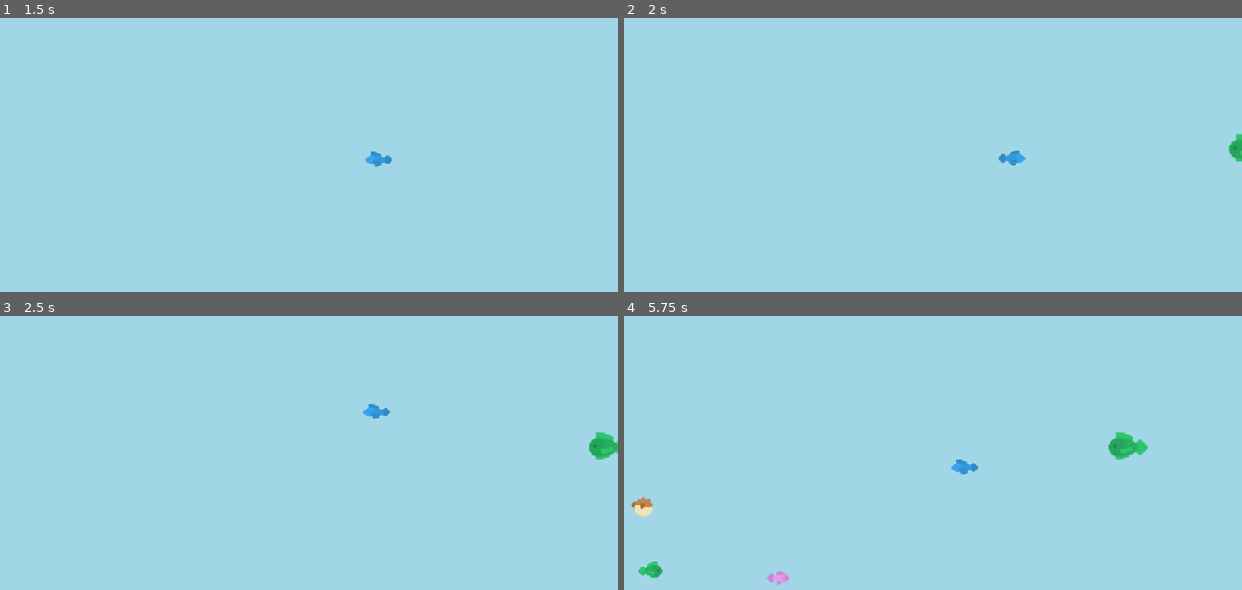
Above: before the commit, frames 1-4 (two rows, left to right).
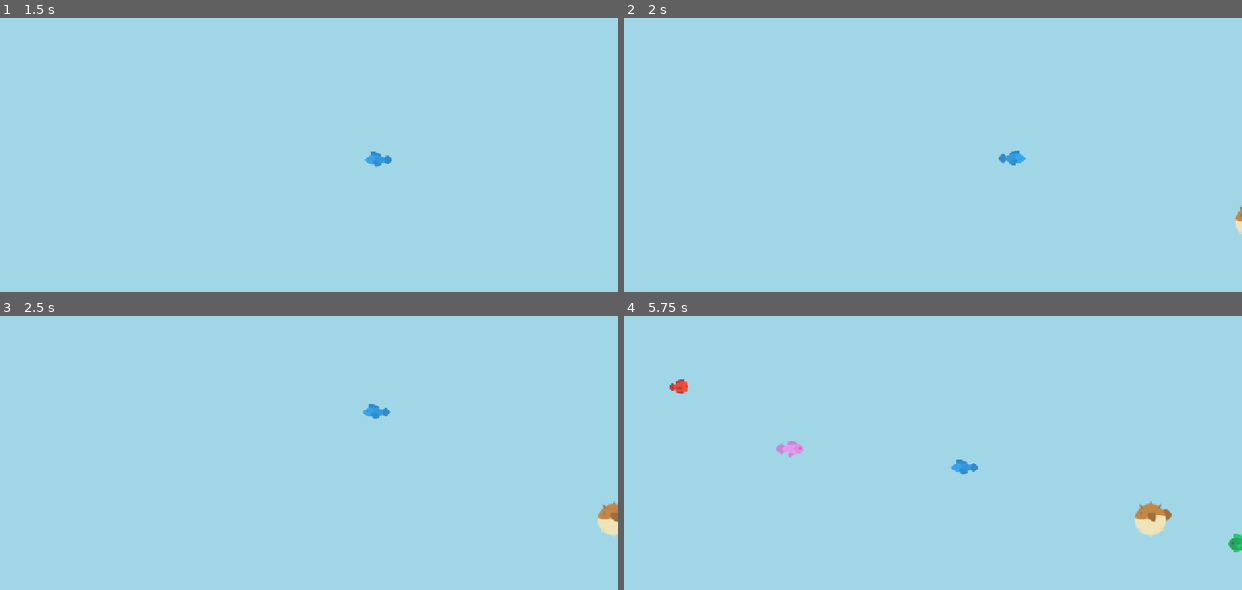
Above: after the commit, the same moments.

Repository: xsyt9527/111
Game: Godot game, scene res://scenes/Main.tscn
The game is run twice, just before and just after one commit, with the same random seed, the same clock (stepped at 60 frames per second) and the same inputs.
Inputs (mouse positions are in pixels of both pictures, inside the frame that each line leads up to):
- Up to frame 1 (1.5 s): tap Enter at 0.5 s; move the mouse to (444, 149) at 0.52 s; click (444, 149) at 0.67 s; drag from (185, 185) to (389, 157) at 1.27 s
- Up to frame 2 (2 s): no input
- Up to frame 3 (2.5 s): move the mouse to (370, 389) at 2.02 s; click (370, 389) at 2.17 s
- Up to frame 4 (5.75 s): drag from (902, 535) to (1223, 444) at 2.77 s; move the mouse to (1118, 518) at 3.52 s; click (1118, 518) at 3.67 s; drag from (747, 414) to (685, 579) at 4.27 s; move the mouse to (963, 466) at 5.02 s; click (963, 466) at 5.17 s

Frame 1 is identical in both runs. In frame 2, 0.2% of the frame differs, in the area x 97-100%, y 41-79%; in frame 3, 0.7%; in frame 4, 1.8%, in the area x 1-100%, y 23-99%.

Commit message:
feat(TASK-004): 数据驱动鱼种——YuZhong 模具 + 6 个 .tres + NPC/生成器换数据来源 + Main 注册表

Diff:
--- /dev/null
+++ b/data/yuzhong/cheng_yu.tres
@@ -0,0 +1,12 @@
+[gd_resource type="Resource" script_class="YuZhong" load_steps=3 format=3]
+
+[ext_resource type="Script" uid="uid://coi0pm6q5sdc" path="res://scripts/yu_zhong.gd" id="1_yu_zhong"]
+[ext_resource type="Texture2D" uid="uid://byh7e6e58q6pv" path="res://assets/sucai/kenney_fish/PNG/Default/fish_orange.png" id="2_tie_tu"]
+
+[resource]
+script = ExtResource("1_yu_zhong")
+dengji = 2
+fenzhi = 3
+sudu_fanwei = Vector2(90, 130)
+tie_tu = ExtResource("2_tie_tu")
+tixing_fanwei = Vector2(1, 1.3)
--- /dev/null
+++ b/data/yuzhong/fen_yu.tres
@@ -0,0 +1,12 @@
+[gd_resource type="Resource" script_class="YuZhong" load_steps=3 format=3]
+
+[ext_resource type="Script" uid="uid://coi0pm6q5sdc" path="res://scripts/yu_zhong.gd" id="1_yu_zhong"]
+[ext_resource type="Texture2D" uid="uid://bjpfw8p2epqd1" path="res://assets/sucai/kenney_fish/PNG/Default/fish_pink.png" id="2_tie_tu"]
+
+[resource]
+script = ExtResource("1_yu_zhong")
+dengji = 3
+fenzhi = 5
+sudu_fanwei = Vector2(100, 140)
+tie_tu = ExtResource("2_tie_tu")
+tixing_fanwei = Vector2(1.3, 1.6)
--- /dev/null
+++ b/data/yuzhong/hong_yu.tres
@@ -0,0 +1,12 @@
+[gd_resource type="Resource" script_class="YuZhong" load_steps=3 format=3]
+
+[ext_resource type="Script" uid="uid://coi0pm6q5sdc" path="res://scripts/yu_zhong.gd" id="1_yu_zhong"]
+[ext_resource type="Texture2D" uid="uid://dwwtwi5p2ybon" path="res://assets/sucai/kenney_fish/PNG/Default/fish_red.png" id="2_tie_tu"]
+
+[resource]
+script = ExtResource("1_yu_zhong")
+dengji = 1
+fenzhi = 1
+sudu_fanwei = Vector2(80, 120)
+tie_tu = ExtResource("2_tie_tu")
+tixing_fanwei = Vector2(0.6, 0.9)
--- /dev/null
+++ b/data/yuzhong/lan_yu.tres
@@ -0,0 +1,12 @@
+[gd_resource type="Resource" script_class="YuZhong" load_steps=3 format=3]
+
+[ext_resource type="Script" uid="uid://coi0pm6q5sdc" path="res://scripts/yu_zhong.gd" id="1_yu_zhong"]
+[ext_resource type="Texture2D" uid="uid://cn6y4pp4rawlo" path="res://assets/sucai/kenney_fish/PNG/Default/fish_blue.png" id="2_tie_tu"]
+
+[resource]
+script = ExtResource("1_yu_zhong")
+dengji = 1
+fenzhi = 1
+sudu_fanwei = Vector2(60, 100)
+tie_tu = ExtResource("2_tie_tu")
+tixing_fanwei = Vector2(0.5, 0.8)
--- /dev/null
+++ b/data/yuzhong/lv_yu.tres
@@ -0,0 +1,12 @@
+[gd_resource type="Resource" script_class="YuZhong" load_steps=3 format=3]
+
+[ext_resource type="Script" uid="uid://coi0pm6q5sdc" path="res://scripts/yu_zhong.gd" id="1_yu_zhong"]
+[ext_resource type="Texture2D" uid="uid://dx04fywl1q04r" path="res://assets/sucai/kenney_fish/PNG/Default/fish_green.png" id="2_tie_tu"]
+
+[resource]
+script = ExtResource("1_yu_zhong")
+dengji = 2
+fenzhi = 2
+sudu_fanwei = Vector2(70, 110)
+tie_tu = ExtResource("2_tie_tu")
+tixing_fanwei = Vector2(0.9, 1.2)
--- /dev/null
+++ b/data/yuzhong/zong_yu.tres
@@ -0,0 +1,12 @@
+[gd_resource type="Resource" script_class="YuZhong" load_steps=3 format=3]
+
+[ext_resource type="Script" uid="uid://coi0pm6q5sdc" path="res://scripts/yu_zhong.gd" id="1_yu_zhong"]
+[ext_resource type="Texture2D" uid="uid://dlbq7ntq5hiiy" path="res://assets/sucai/kenney_fish/PNG/Default/fish_brown.png" id="2_tie_tu"]
+
+[resource]
+script = ExtResource("1_yu_zhong")
+dengji = 3
+fenzhi = 5
+sudu_fanwei = Vector2(55, 90)
+tie_tu = ExtResource("2_tie_tu")
+tixing_fanwei = Vector2(1.2, 1.5)
--- a/docs/development_tasks/TASK-004_shuju_qudong_yuzhong/TASK_STATE.json
+++ b/docs/development_tasks/TASK-004_shuju_qudong_yuzhong/TASK_STATE.json
@@ -5,9 +5,9 @@
   "delivery_status": "in_progress",
   "learning_status": "in_progress",
   "handoff_status": "not_started",
-  "current_step": "step-01",
-  "current_checkpoint": "orientation",
-  "next_action": "orientation 检查点：学生定位硬编码 + 确认设计决策，然后开始 step-01",
+  "current_step": "step-04",
+  "current_checkpoint": "godot-inspection",
+  "next_action": "四步全部实现、自动检查全绿；等待学生 godot-inspection（New Resource 看 YuZhong / 双击 .tres / 改字段实验）+ verification（F5 四条）",
   "implementation_baseline": {
     "captured_at": "2026-10-22T07:42:39.660286Z",
     "commit": "2b551d270b3b4c07bc2a174e2d4b3b0ec95235fb",
@@ -33,39 +33,64 @@
   "step_state": [
     {
       "step_id": "step-01",
-      "implementation_status": "pending",
-      "verification_status": "pending",
+      "implementation_status": "implemented",
+      "verification_status": "automated_checks_passed",
       "participation_status": "pending",
-      "changed_files": [],
-      "check_results": [],
-      "next_action": "待审批"
+      "changed_files": [
+        "scripts/yu_zhong.gd"
+      ],
+      "check_results": [
+        "Godot 4.7.2 --headless --import exit 0（.uid 已生成 uid://coi0pm6q5sdc）"
+      ],
+      "next_action": "等待学生 godot-inspection / verification 检查点"
     },
     {
       "step_id": "step-02",
-      "implementation_status": "pending",
-      "verification_status": "pending",
+      "implementation_status": "implemented",
+      "verification_status": "automated_checks_passed",
       "participation_status": "pending",
-      "changed_files": [],
-      "check_results": [],
-      "next_action": "待审批"
+      "changed_files": [
+        "data/yuzhong/lan_yu.tres",
+        "data/yuzhong/hong_yu.tres",
+        "data/yuzhong/lv_yu.tres",
+        "data/yuzhong/cheng_yu.tres",
+        "data/yuzhong/zong_yu.tres",
+        "data/yuzhong/fen_yu.tres"
+      ],
+      "check_results": [
+        "Godot 4.7.2 --headless --import exit 0，零错误零警告"
+      ],
+      "next_action": "等待学生 godot-inspection / verification 检查点"
     },
     {
       "step_id": "step-03",
-      "implementation_status": "pending",
-      "verification_status": "pending",
+      "implementation_status": "implemented",
+      "verification_status": "automated_checks_passed",
       "participation_status": "pending",
-      "changed_files": [],
-      "check_results": [],
-      "next_action": "待审批"
+      "changed_files": [
+        "scripts/yu_npc.gd",
+        "scenes/YuNpc.tscn"
+      ],
+      "check_results": [
+        "Godot 4.7.2 --headless --import exit 0",
+        "Godot 4.7.2 --headless --fixed-fps 60 --quit-after 360 exit 0"
+      ],
+      "next_action": "等待学生 godot-inspection / verification 检查点"
     },
     {
       "step_id": "step-04",
-      "implementation_status": "pending",
-      "verification_status": "pending",
+      "implementation_status": "implemented",
+      "verification_status": "automated_checks_passed",
       "participation_status": "pending",
-      "changed_files": [],
-      "check_results": [],
-      "next_action": "待审批"
+      "changed_files": [
+        "scripts/yu_qun.gd",
+        "scenes/Main.tscn"
+      ],
+      "check_results": [
+        "Godot 4.7.2 --headless --import exit 0",
+        "Godot 4.7.2 --headless --fixed-fps 60 --quit-after 360 exit 0"
+      ],
+      "next_action": "等待学生 godot-inspection / verification 检查点"
     }
   ],
   "approval_record": {
--- a/scenes/Main.tscn
+++ b/scenes/Main.tscn
@@ -4,6 +4,12 @@
 [ext_resource type="Texture2D" uid="uid://b83bkk62ctmr2" path="res://assets/sucai/kenney_fish/PNG/Default/background_terrain.png" id="2_haodi"]
 [ext_resource type="PackedScene" uid="uid://begsi5v6owqua" path="res://scenes/Yu.tscn" id="3_yu"]
 [ext_resource type="Script" uid="uid://cuhw2cc365t6" path="res://scripts/yu_qun.gd" id="4_yuqun"]
+[ext_resource type="Resource" path="res://data/yuzhong/lan_yu.tres" id="5_lan"]
+[ext_resource type="Resource" path="res://data/yuzhong/hong_yu.tres" id="6_hong"]
+[ext_resource type="Resource" path="res://data/yuzhong/lv_yu.tres" id="7_lv"]
+[ext_resource type="Resource" path="res://data/yuzhong/cheng_yu.tres" id="8_cheng"]
+[ext_resource type="Resource" path="res://data/yuzhong/zong_yu.tres" id="9_zong"]
+[ext_resource type="Resource" path="res://data/yuzhong/fen_yu.tres" id="10_fen"]
 
 [node name="Main" type="Node2D" unique_id=1332066333]
 script = ExtResource("1_main")
@@ -18,6 +24,7 @@
 
 [node name="YuQun" type="Node2D" parent="." unique_id=71082821]
 script = ExtResource("4_yuqun")
+yu_zhong_zu = Array[Resource]([ExtResource("5_lan"), ExtResource("6_hong"), ExtResource("7_lv"), ExtResource("8_cheng"), ExtResource("9_zong"), ExtResource("10_fen")])
 
 [node name="Dingshi" type="Timer" parent="YuQun" unique_id=1736663921]
 one_shot = true
--- a/scenes/YuNpc.tscn
+++ b/scenes/YuNpc.tscn
@@ -1,22 +1,14 @@
-[gd_scene load_steps=9 format=3]
+[gd_scene load_steps=3 format=3]
 
 [ext_resource type="Script" path="res://scripts/yu_npc.gd" id="1_yu_npc"]
-[ext_resource type="Texture2D" uid="uid://cn6y4pp4rawlo" path="res://assets/sucai/kenney_fish/PNG/Default/fish_blue.png" id="2_tietu"]
-[ext_resource type="Texture2D" uid="uid://dwwtwi5p2ybon" path="res://assets/sucai/kenney_fish/PNG/Default/fish_red.png" id="3_tietu"]
-[ext_resource type="Texture2D" uid="uid://dx04fywl1q04r" path="res://assets/sucai/kenney_fish/PNG/Default/fish_green.png" id="4_tietu"]
-[ext_resource type="Texture2D" uid="uid://byh7e6e58q6pv" path="res://assets/sucai/kenney_fish/PNG/Default/fish_orange.png" id="5_tietu"]
-[ext_resource type="Texture2D" uid="uid://dlbq7ntq5hiiy" path="res://assets/sucai/kenney_fish/PNG/Default/fish_brown.png" id="6_tietu"]
-[ext_resource type="Texture2D" uid="uid://bjpfw8p2epqd1" path="res://assets/sucai/kenney_fish/PNG/Default/fish_pink.png" id="7_tietu"]
 [sub_resource type="CircleShape2D" id="CircleShape2D_yuan"]
 radius = 22.0
 
 [node name="YuNpc" type="Node2D"]
 position = Vector2(640, 360)
 script = ExtResource("1_yu_npc")
-tie_tu_shu_zu = Array[Texture2D]([ExtResource("2_tietu"), ExtResource("3_tietu"), ExtResource("4_tietu"), ExtResource("5_tietu"), ExtResource("6_tietu"), ExtResource("7_tietu")])
 
 [node name="Sprite2D" type="Sprite2D" parent="."]
-texture = ExtResource("2_tietu")
 
 [node name="PandingQu" type="Area2D" parent="."]
 collision_layer = 2
--- a/scripts/yu_npc.gd
+++ b/scripts/yu_npc.gd
@@ -1,22 +1,22 @@
 extends Node2D
 class_name YuNpc
-# NPC 鱼：进入场景树时随机外观，之后沿直线游动，游出屏幕自动释放
+# NPC 鱼：接收生成器注入的鱼种数据（yu_zhong），按数据随机外观，游出屏幕自动释放
 
-@export var tie_tu_shu_zu: Array[Texture2D]  # 候选贴图（检查器里拖入多种鱼）
-@export var tixing_fanwei := Vector2(0.6, 1.6)  # 体型系数随机范围：0.6 小 ~ 1.6 大
 @export var bianju := 80.0  # 屏幕外多远才算离开（像素）
 
-var tixing := 1.0  # 实际体型系数（第 3 课大小判定会读这个值）
+var yu_zhong: YuZhong  # 鱼种数据（生成器在 add_child 前注入；_ready 里读它）
+var tixing := 1.0  # 实际体型系数（大小判定读这个值）
 var sudu := 100.0  # 游速（像素/秒），由生成器写入
 var fangxiang := -1.0  # 1 向右，-1 向左，由生成器写入
 
 
 func _ready() -> void:
-	# 随机体型与贴图；Godot 4 启动时自动播种随机数，不需要 randomize()
-	tixing = randf_range(tixing_fanwei.x, tixing_fanwei.y)
+	# 体型范围来自鱼种表；没接到鱼种数据时用旧默认值兜底（过渡态）
+	var fanwei := Vector2(0.6, 1.6) if yu_zhong == null else yu_zhong.tixing_fanwei
+	tixing = randf_range(fanwei.x, fanwei.y)
 	scale = Vector2.ONE * tixing
-	if not tie_tu_shu_zu.is_empty():
-		$Sprite2D.texture = tie_tu_shu_zu.pick_random()
+	if yu_zhong != null and yu_zhong.tie_tu != null:
+		$Sprite2D.texture = yu_zhong.tie_tu  # 贴图：鱼种定什么就长什么样
 	$Sprite2D.flip_h = fangxiang < 0.0  # 贴图默认朝右，向左游时翻转
 
 
@@ -29,5 +29,5 @@
 
 
 func bei_chi() -> void:
-	# 被玩家吃掉的统一入口：第 5 课经验系统在这里挂钩记账
+	# 被玩家吃掉的统一入口：第 5 课经验系统在这里挂钩记账（可查 yu_zhong.fenzhi）
 	queue_free()
--- a/scripts/yu_qun.gd
+++ b/scripts/yu_qun.gd
@@ -7,7 +7,7 @@
 @export var zuixiao_jiange := 0.6  # 两次生成之间的最短间隔（秒）
 @export var zuida_jiange := 1.8    # 两次生成之间的最长间隔（秒）
 @export var zuida_shuliang := 14   # 同屏 NPC 鱼数量上限
-@export var sudu_fanwei := Vector2(60.0, 160.0)  # 游速随机范围（像素/秒）
+@export var yu_zhong_zu: Array[YuZhong]  # 鱼种注册表：检查器拖入 .tres——加新鱼不改代码
 
 @onready var dingshi: Timer = $Dingshi  # 定时器子节点
 
@@ -36,7 +36,13 @@
 
 func _shengcheng_yi_tiao() -> void:
 	var xin_yu: YuNpc = YU_NPC_CHANGJING.instantiate()
-	xin_yu.sudu = randf_range(sudu_fanwei.x, sudu_fanwei.y)
+	if not yu_zhong_zu.is_empty():
+		# 抽一种鱼，把数据注入新鱼（必须在 add_child 前，_ready 要读它）
+		var zhong: YuZhong = yu_zhong_zu.pick_random()
+		xin_yu.yu_zhong = zhong
+		xin_yu.sudu = randf_range(zhong.sudu_fanwei.x, zhong.sudu_fanwei.y)
+	else:
+		xin_yu.sudu = 100.0  # 没配鱼种表的兜底，不至于生成静止的鱼
 
 	# 随机从左或右屏幕外进入；本场景无相机，视口坐标即世界坐标
 	var pingmu := get_viewport_rect().size
--- /dev/null
+++ b/scripts/yu_zhong.gd
@@ -0,0 +1,10 @@
+extends Resource
+class_name YuZhong
+# 鱼种数据模具：一个 .tres 文件 = 鱼种表的一行
+# 代码只定结构（有哪些字段），数值全存在数据文件里——加新鱼不改代码
+
+@export var tie_tu: Texture2D  # 这种鱼长什么样
+@export var dengji := 1  # 鱼种等级（第 5 课成长/难度参考）
+@export var tixing_fanwei := Vector2(0.6, 1.6)  # 体型系数随机范围
+@export var sudu_fanwei := Vector2(60.0, 160.0)  # 游速随机范围（像素/秒）
+@export var fenzhi := 1  # 吃掉它得多少分（TASK-005 经验记账用）
Not shown, added: scripts/yu_zhong.gd.uid
